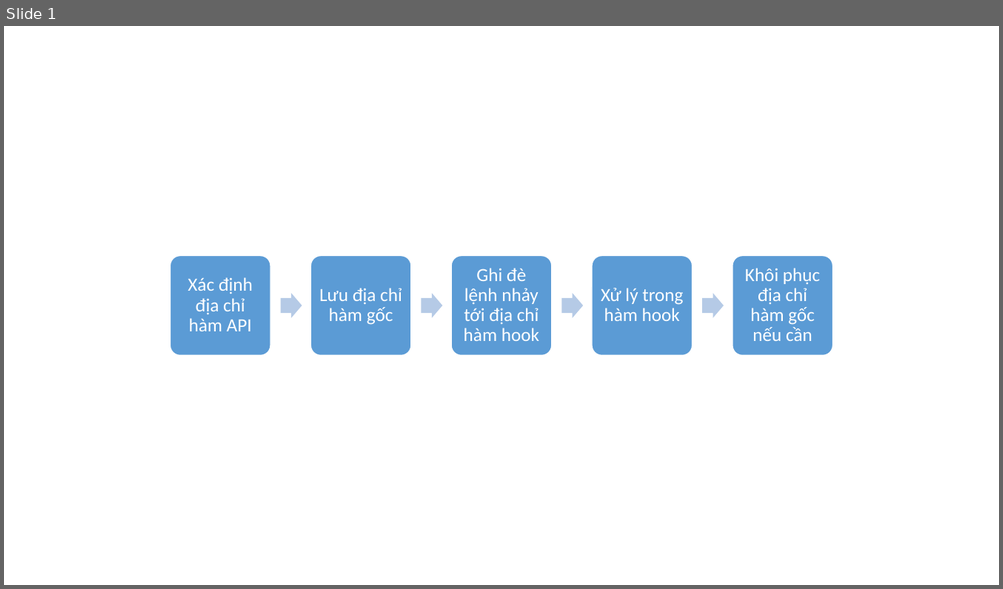
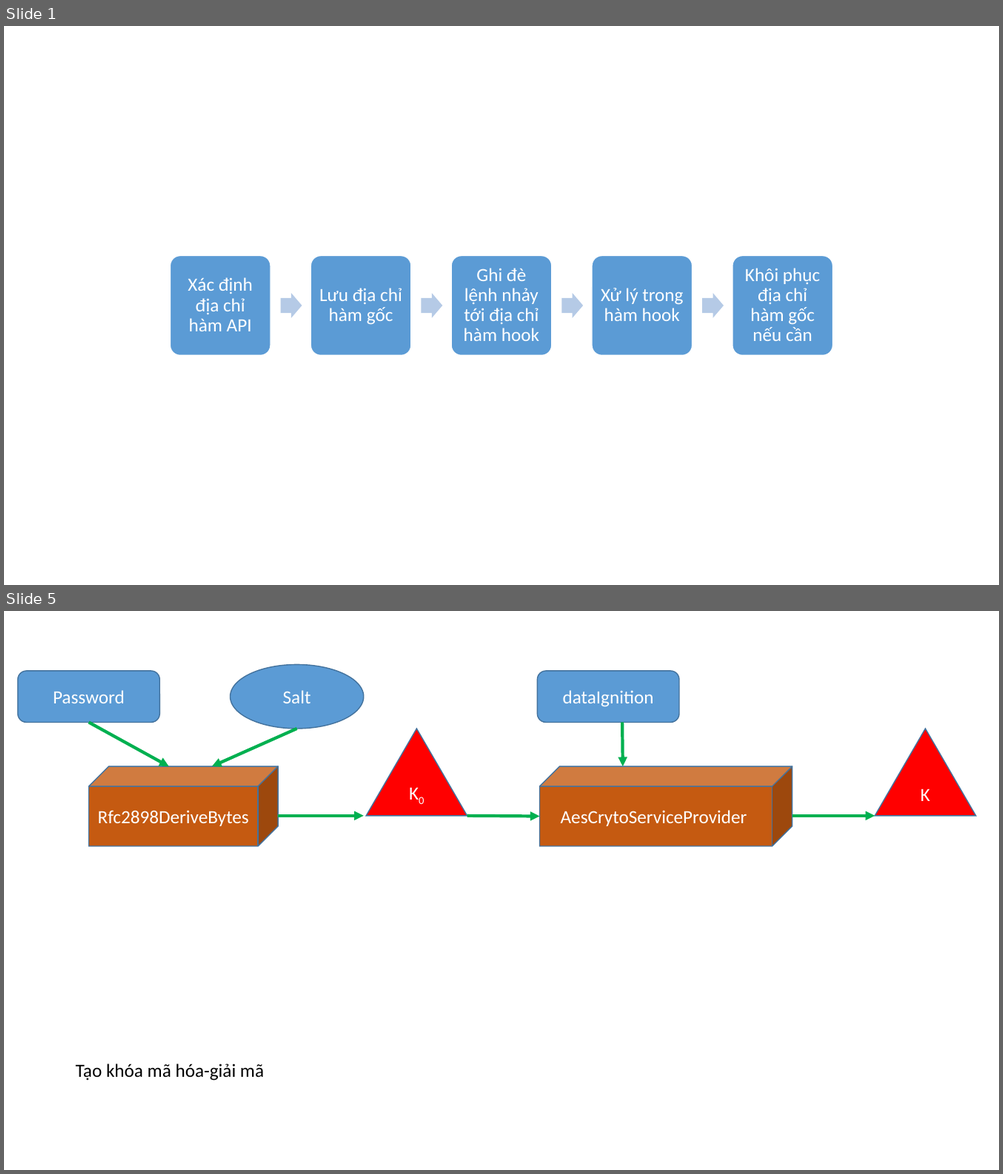
Before and after one commit to dotrungduchd/LUANVAN, a slide deck: Document/SODO.pptx. Shown one above the other, each under a label of ours: slide 1 before the commit, slides 1 and 5 after it; the slides between them are not shown. The pictures are 1003x589 and 1003x1174 pixels, drawn with LibreOffice and Linux fonts; fonts in the diff are those of the drawing. Boxes give left, top, right and bottom in pixels: in the first picture for what was removed or moved away, otherwise in the second. Text is boxed around its words. In the diff, an @@ line names an element or a change of style, - is before the commit and + after.

```diff
--- a/Document/SODO.pptx
+++ b/Document/SODO.pptx
@@ slide 5 added at (4,611,999,1170), background #FFFFFF @@
@@ rounded rectangle added at (18,671,160,722), fill #5B9BD5, outline #43739E 1 pt, 18 pt, text #FFFFFF @@
+Password
@@ ellipse added at (230,665,364,729), fill #5B9BD5, outline #43739E 1 pt, 18 pt, text #FFFFFF @@
+Salt
@@ rounded rectangle added at (538,671,679,722), fill #5B9BD5, outline #43739E 1 pt, 18 pt, text #FFFFFF @@
+dataIgnition
@@ arrow added from (89, 722) to (169, 766), #00B050 3 pt @@
@@ arrow added from (296, 729) to (212, 766), #00B050 3 pt @@
@@ triangle added at (366,729,466,816), fill #FF0000, outline #43739E 1 pt, 18 pt, text #FFFFFF @@
+K0
@@ arrow added from (623, 722) to (623, 766), #00B050 3 pt @@
@@ triangle added at (875,729,976,816), fill #FF0000, outline #43739E 1 pt, 18 pt, text #FFFFFF @@
+K
@@ cube added at (89,766,279,846), fill #C55A11, outline #43739E 1 pt, 18 pt, text #FFFFFF @@
+Rfc2898DeriveBytes
@@ cube added at (540,766,792,846), fill #C55A11, outline #43739E 1 pt, 18 pt, text #FFFFFF @@
+AesCrytoServiceProvider
@@ arrow added from (278, 816) to (364, 816), #00B050 3 pt @@
@@ arrow added from (467, 816) to (540, 816), #00B050 3 pt @@
@@ arrow added from (792, 816) to (875, 816), #00B050 3 pt @@
@@ text added at (76,1064,264,1081), 18 pt, text #000000 @@
+Tạo khóa mã hóa-giải mã
```
Also in this commit, not shown: 4 other slides added, 1 other file.
